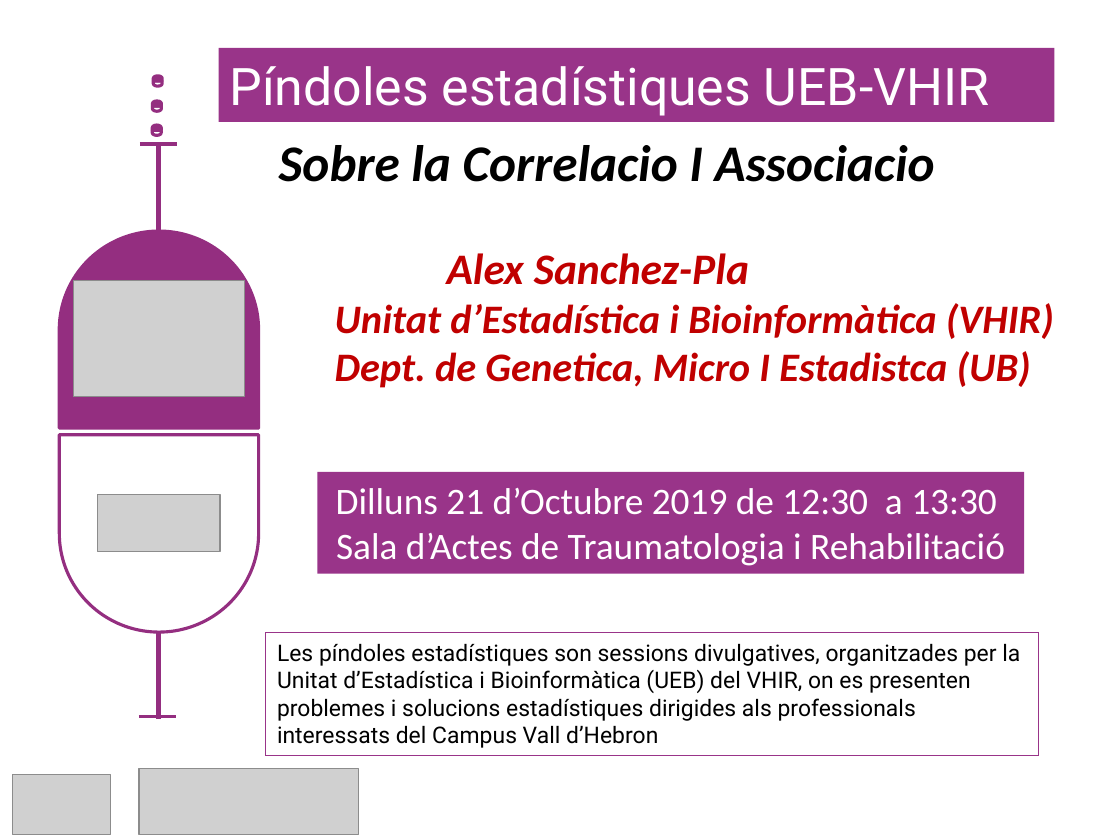
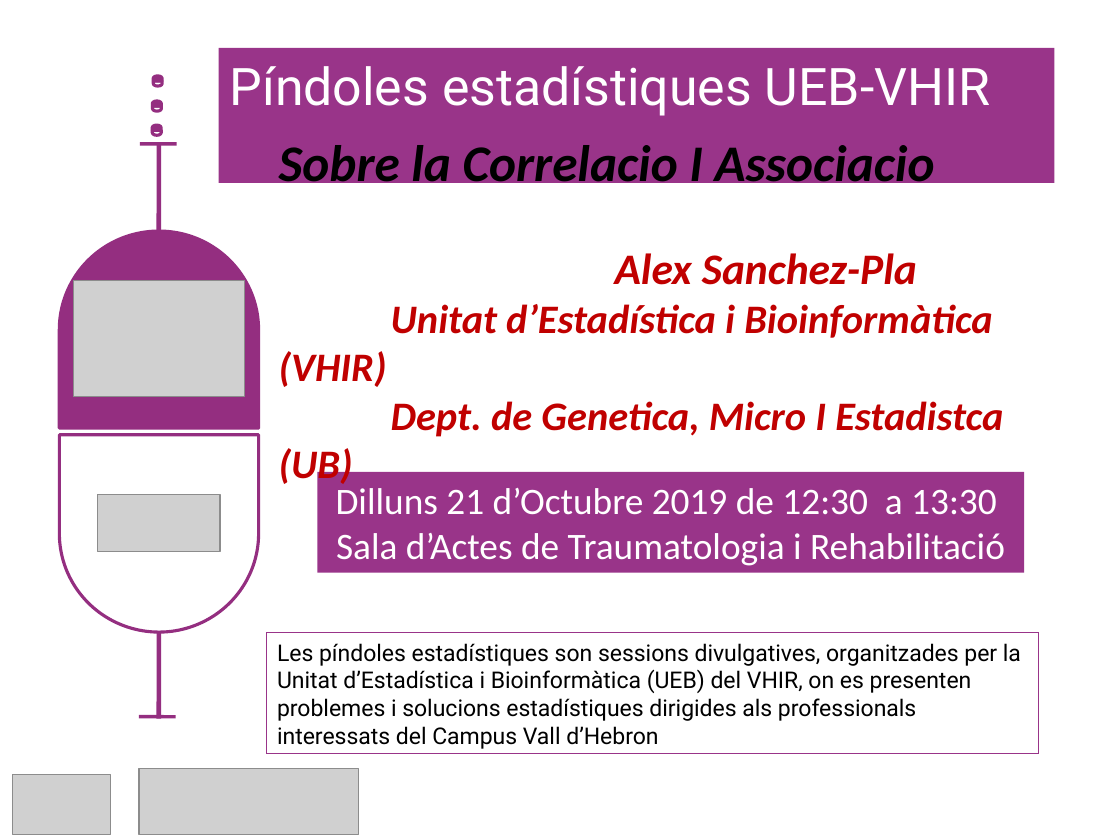
Before and after one commit to alexsanchezpla/2019-10_StatisticalPill_Correlation, a slide deck: slide 2 of images/Imatges per la pindola sobre Correlacio i Associacio.pptx. Drawn at 1120x840 pixels with LibreOffice and Linux fonts; fonts in the diff are those of the drawing; grey boxes stand for pictures; background and template pictures are left out. Boxes give left, top, right and bottom in pixels: in the first picture for what was removed or moved away, otherwise in the second. Text is boxed around its words. In the diff, an @@ line names an element or a change of style, - is before the commit and + after.

```diff
--- a/images/Imatges per la pindola sobre Correlacio i Associacio.pptx
+++ b/images/Imatges per la pindola sobre Correlacio i Associacio.pptx
@@ rectangle "Píndoles estadístiques UEB-VHIR": place and size @@
-rectangle "Píndoles estadístiques UEB-VHIR" at [218,48,1054,122]
+rectangle "Píndoles estadístiques UEB-VHIR" at [218,48,1054,184]
@@ rectangle "Píndoles estadístiques UEB-VHIR" at [218,48,1054,184]: size 33.2 to 33.3 pt @@
@@ text "Sobre la Correlacio I Associacio" rewrapped from [279,145,1054,388] to [279,145,1003,437] @@
```
Also in this commit, not shown: 3 other slides changed, 1 slide added, 21 other files.
